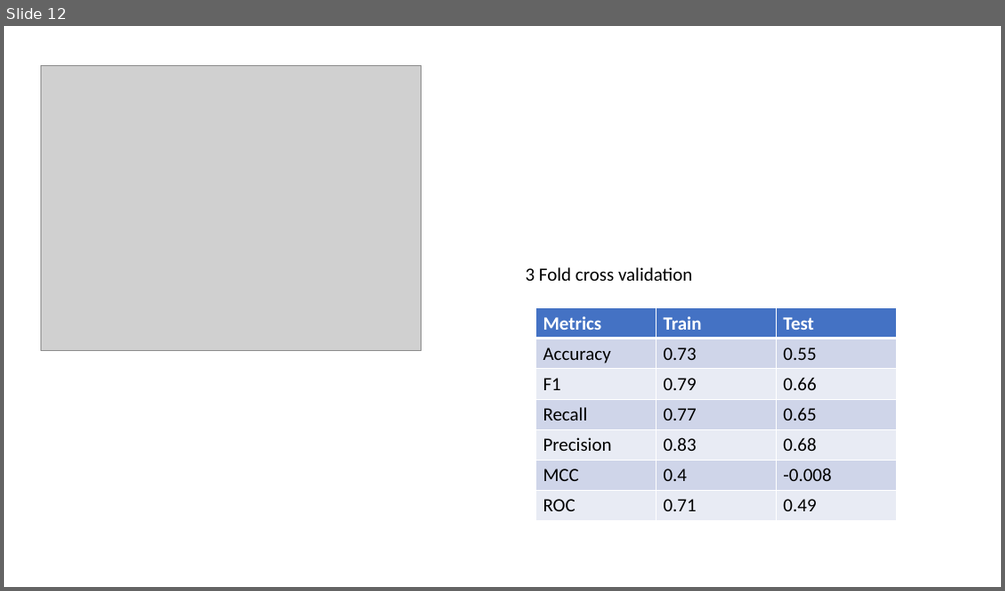
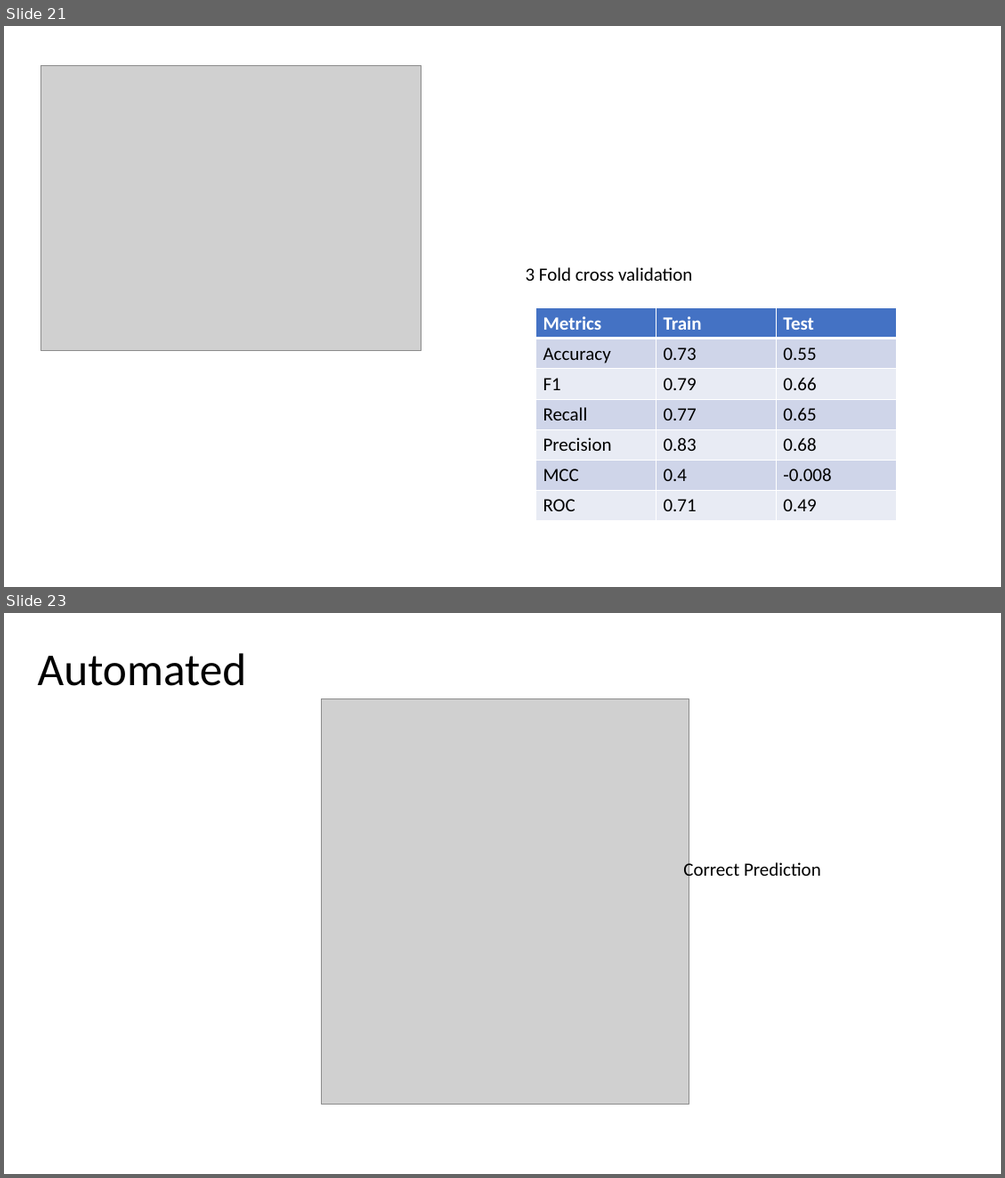
Before and after one commit to Crispae/CPR_data, a slide deck: NewCPRdata.pptx. Shown one above the other, each under a label of ours: slide 12 before the commit, slides 21 and 23 after it; the slides between them are not shown. The pictures are 1005x591 and 1005x1178 pixels, drawn with LibreOffice and Linux fonts; fonts in the diff are those of the drawing; grey boxes stand for pictures. Boxes give left, top, right and bottom in pixels: in the first picture for what was removed or moved away, otherwise in the second. Text is boxed around its words. In the diff, an @@ line names an element or a change of style, - is before the commit and + after.

```diff
--- a/NewCPRdata.pptx
+++ b/NewCPRdata.pptx
@@ slide 23 added at bbox=[4, 613, 1001, 1174], background #FFFFFF @@
@@ title added at bbox=[38, 653, 247, 686], 44 pt, text #000000 @@
+Automated
@@ picture added at bbox=[322, 699, 689, 1104] @@
@@ text added at bbox=[683, 860, 821, 882], 18 pt, text #000000 @@
+Correct Prediction
@@ what was slide 12 is now slide 21 @@
```
Also in this commit, not shown: 1 slide changed, 10 other slides added.
